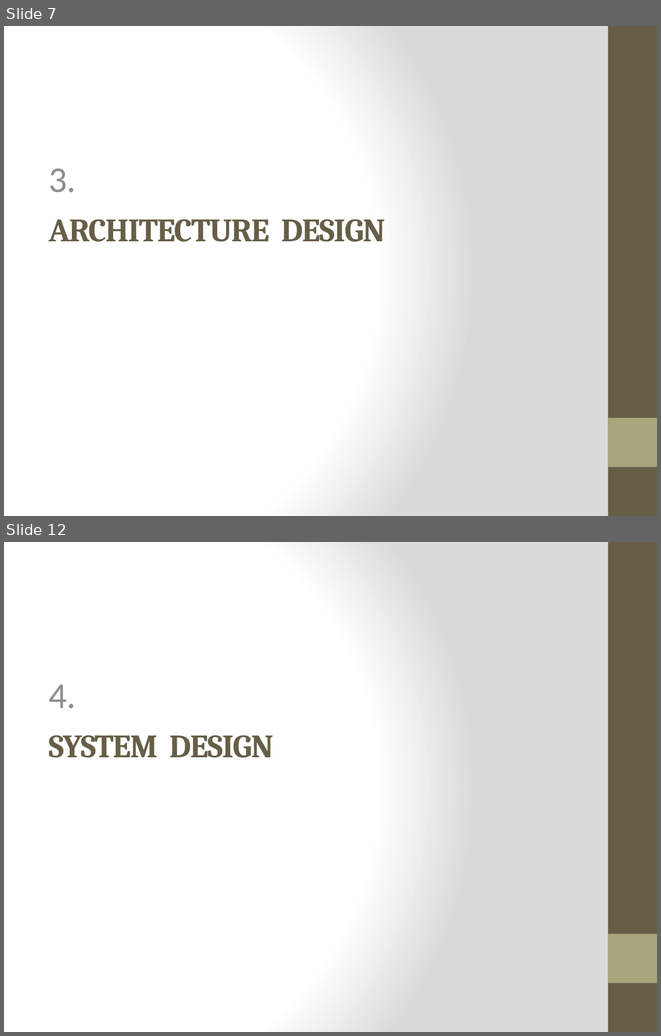
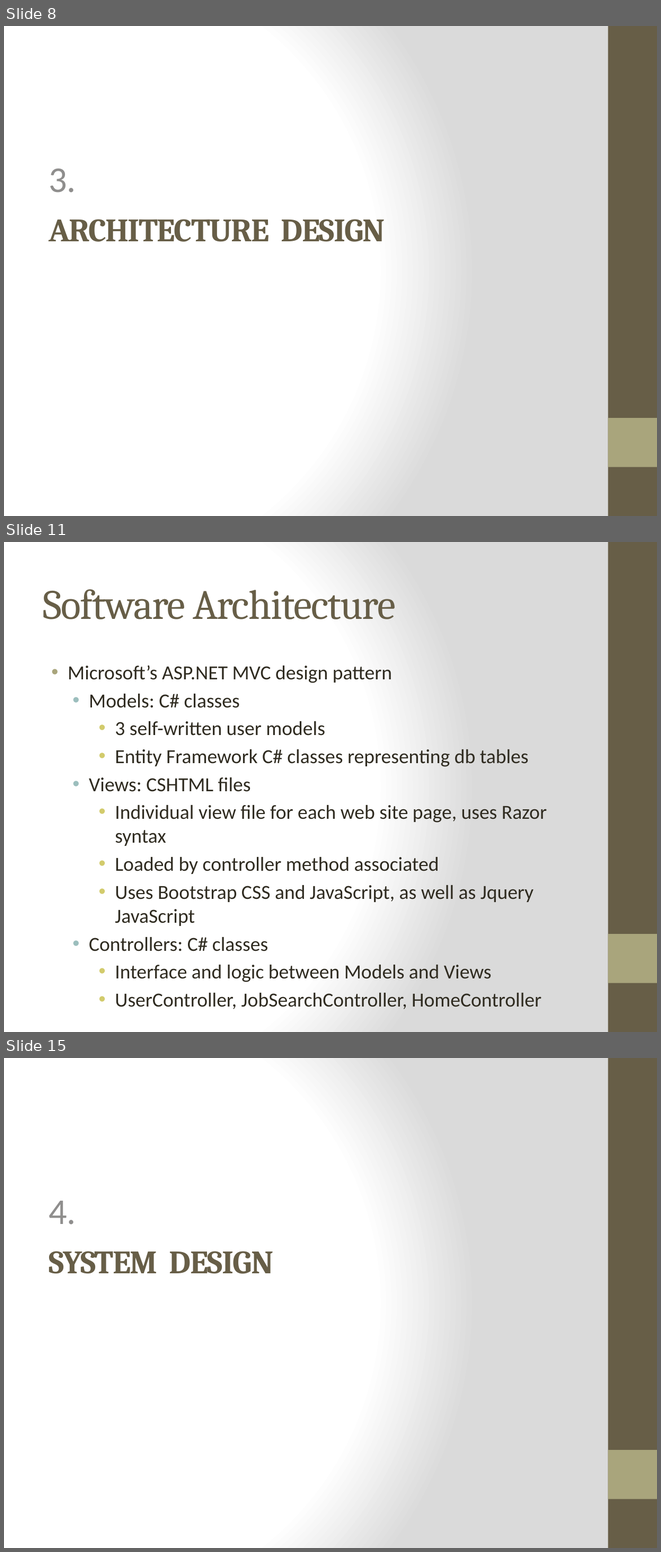
Before and after one commit to WesleyTrescott/MVC-Capstone, a slide deck: Design Specification/Design Specification.pptx. Shown one above the other, each under a label of ours: slides 7 and 12 before the commit, slides 8, 11 and 15 after it; the slides between them are not shown. The pictures are 661x1036 and 661x1552 pixels, drawn with LibreOffice and Linux fonts; fonts in the diff are those of the drawing. Boxes give left, top, right and bottom in pixels: in the first picture for what was removed or moved away, otherwise in the second. Text is boxed around its words. In the diff, an @@ line names an element or a change of style, - is before the commit and + after.

```diff
--- a/Design Specification/Design Specification.pptx
+++ b/Design Specification/Design Specification.pptx
@@ slide 11 added at box(4, 542, 657, 1032), background gradient #FFFFFF to #DADADA; not listed: 2 template elements that a slide beside it also shows @@
@@ title added at box(43, 589, 396, 619), 46 pt, text #675E47 @@
+Software Architecture
@@ text added at box(68, 665, 547, 1009), 22 pt, text #2F2B20 @@
+• Microsoft’s ASP.NET MVC design pattern
+  • Models: C# classes
+    • 3 self-written user models
+    • Entity Framework C# classes representing db tables
+  • Views: CSHTML files
+    • Individual view file for each web site page, uses Razor syntax
+    • Loaded by controller method associated
+    • Uses Bootstrap CSS and JavaScript, as well as Jquery JavaScript
+  • Controllers: C# classes
+    • Interface and logic between Models and Views
+    • UserController, JobSearchController, HomeController
@@ what was slide 7 is now slide 8 @@
@@ what was slide 12 is now slide 15 @@
```
Also in this commit, not shown: 5 slides changed, 4 other slides added, 1 slide removed.
